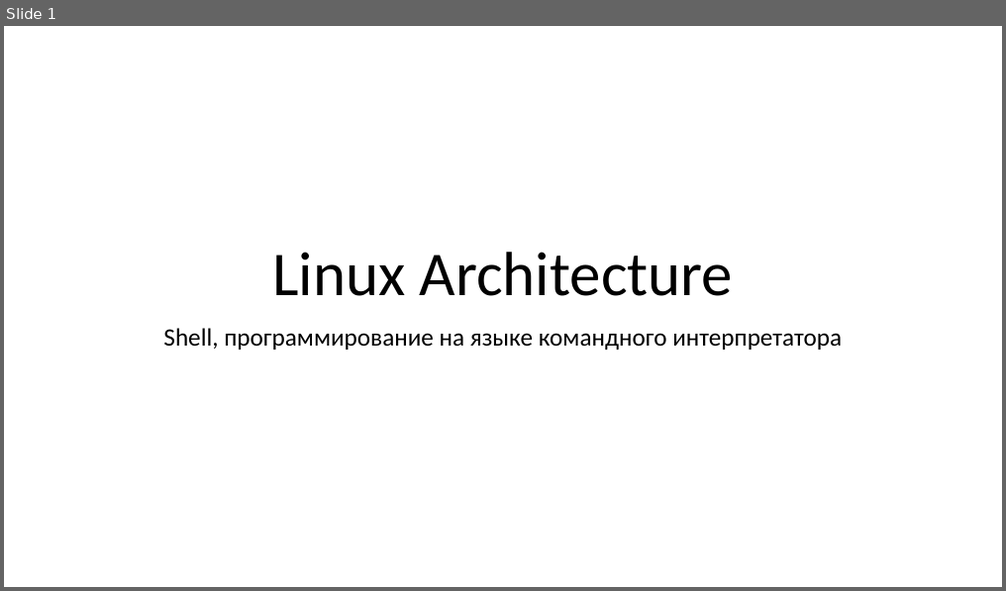
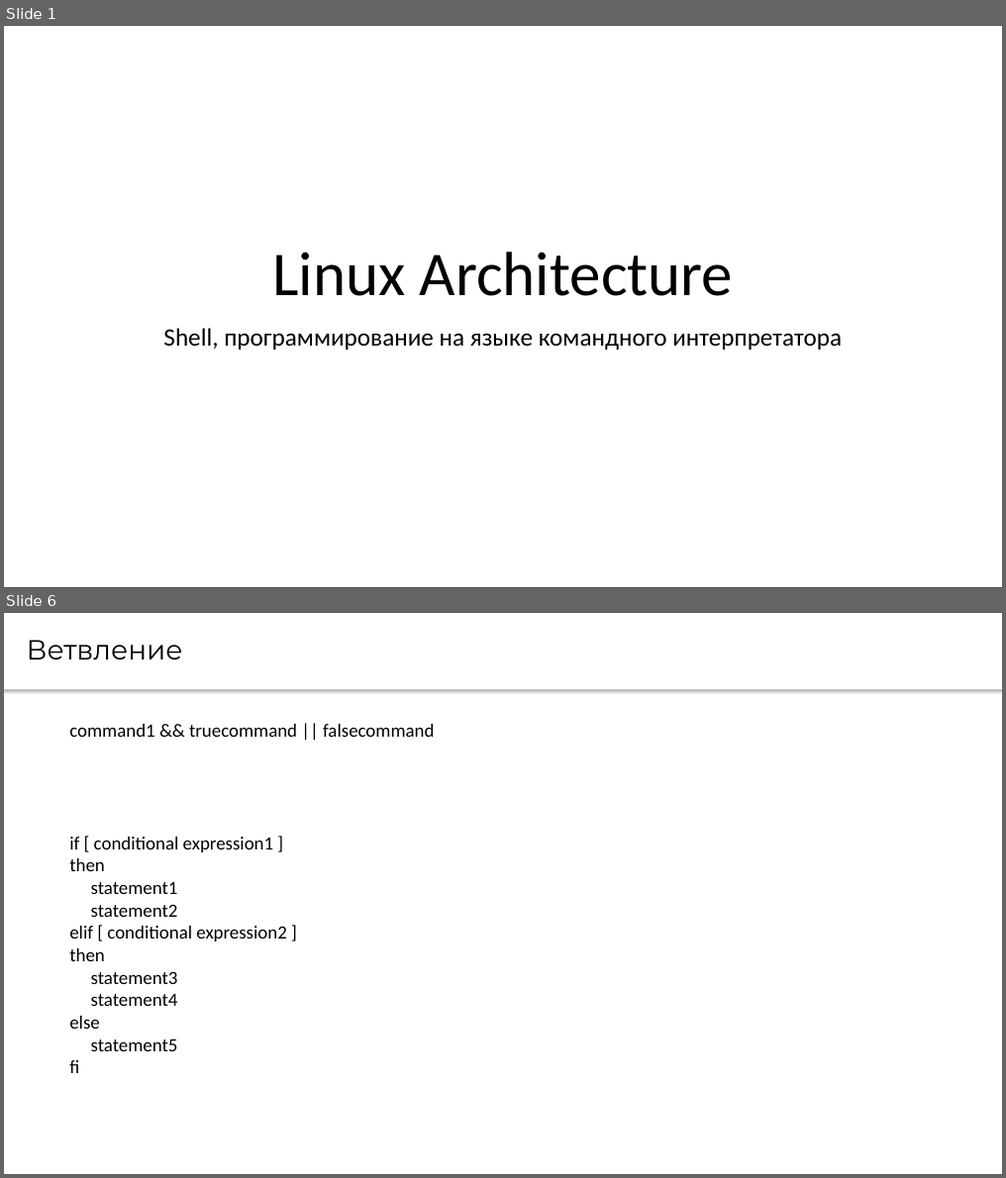
Before and after one commit to CsteerDevops1/lectures_devops2, a slide deck: LinuxArch/LinuxArch5.pptx. Shown one above the other, each under a label of ours: slide 1 before the commit, slides 1 and 6 after it; the slides between them are not shown. The pictures are 1006x591 and 1006x1178 pixels, drawn with LibreOffice and Linux fonts; fonts in the diff are those of the drawing. Boxes give left, top, right and bottom in pixels: in the first picture for what was removed or moved away, otherwise in the second. Text is boxed around its words. In the diff, an @@ line names an element or a change of style, - is before the commit and + after.

```diff
--- a/LinuxArch/LinuxArch5.pptx
+++ b/LinuxArch/LinuxArch5.pptx
@@ slide 6 added at [4,613,1002,1174], background #FFFFFF @@
@@ text added at [4,613,1002,689], fill #FFFFFF, 26.7 pt, text #000000 @@
+Ветвление
@@ text added at [69,724,434,1073], 18 pt, text #000000 @@
+command1 && truecommand || falsecommand
+if [ conditional expression1 ]
+then
+statement1
+statement2
+elif [ conditional expression2 ]
+then
+statement3
+statement4
+else
+statement5
+fi
```
Also in this commit, not shown: 2 slides changed, 10 other slides added, 10 slides removed.
